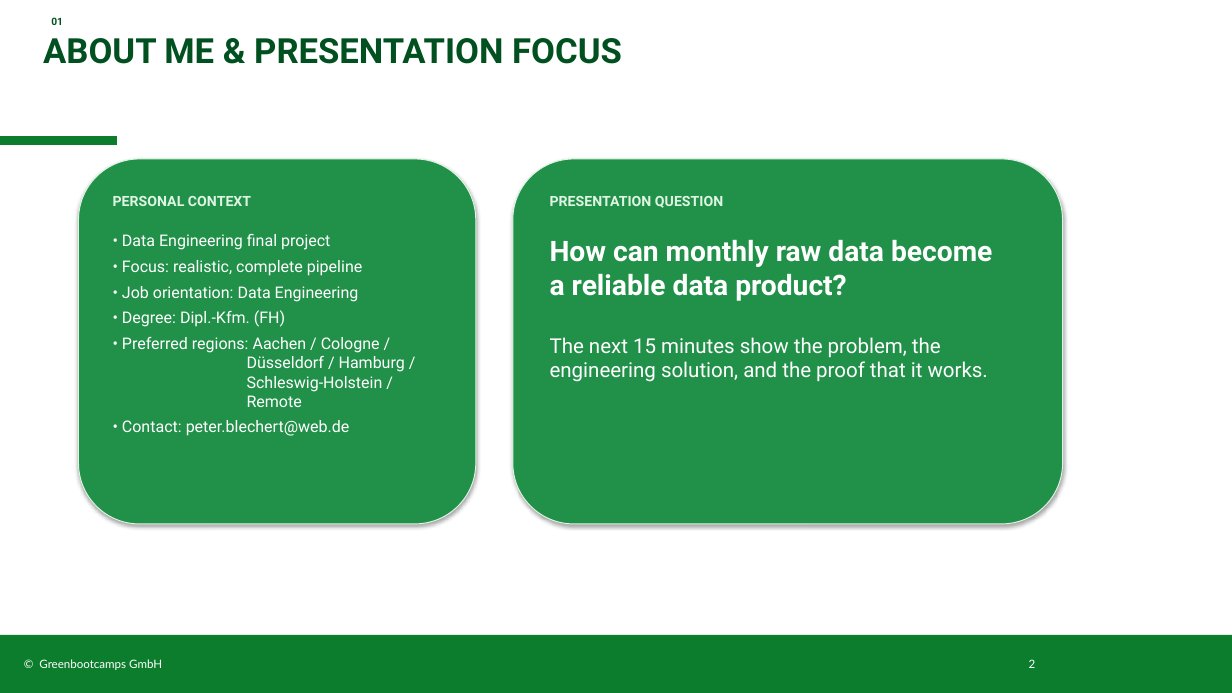
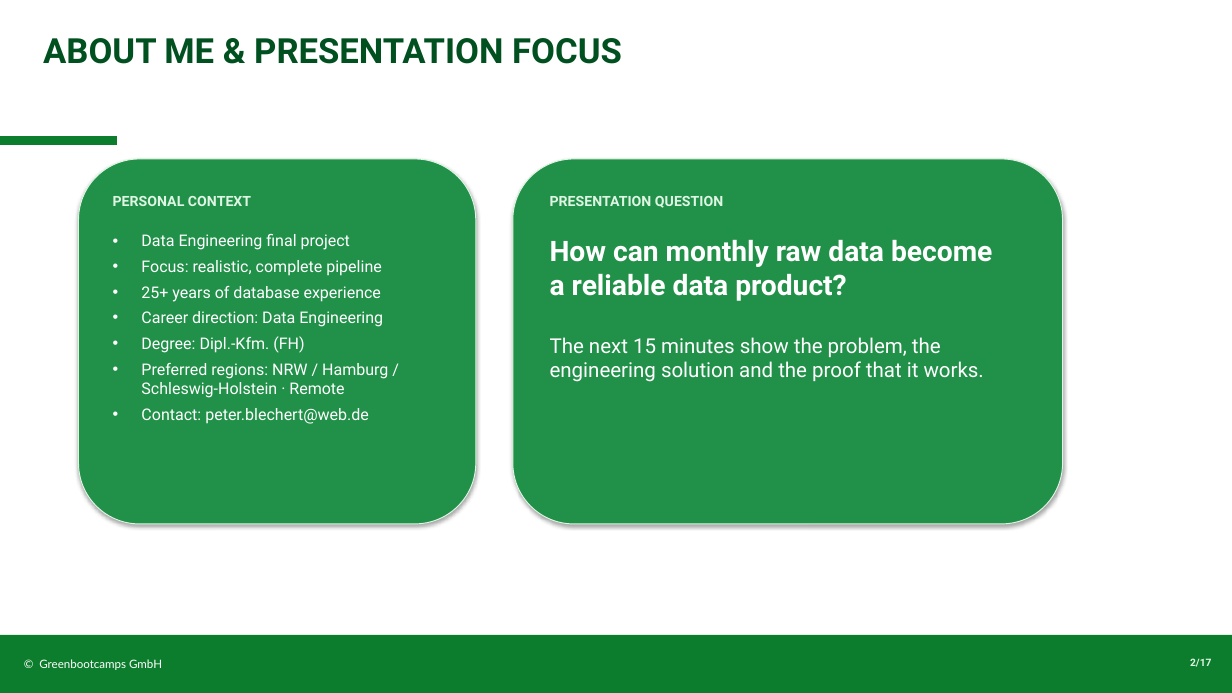
Before and after one commit to Peter-SQL/airline-operations-pipeline, a slide deck: slide 2 of docs/Airline_Reliability_PB.pptx. Drawn at 1232x693 pixels with LibreOffice and Linux fonts; fonts in the diff are those of the drawing; background and template pictures are left out. Boxes give left, top, right and bottom in pixels: in the first picture for what was removed or moved away, otherwise in the second. Text is boxed around its words. In the diff, an @@ line names an element or a change of style, - is before the commit and + after.

```diff
--- a/docs/Airline_Reliability_PB.pptx
+++ b/docs/Airline_Reliability_PB.pptx
@@ text removed at <box>51,17,63,25</box> @@
-01
@@ text at <box>141,234,388,424</box>: text changed @@
-• Data Engineering final project
-• Focus: realistic, complete pipeline
-• Job orientation: Data Engineering
-• Degree: Dipl.-Kfm. (FH)
-• Preferred regions: Aachen / Cologne / Düsseldorf / Hamburg / Schleswig-Holstein / Remote
-• Contact: peter.blechert@web.de
+• Data Engineering final project
+• Focus: realistic, complete pipeline
+• 25+ years of database experience
+• Career direction: Data Engineering
+• Degree: Dipl.-Kfm. (FH)
+• Preferred regions: NRW / Hamburg / Schleswig-Holstein · Remote
+• Contact: peter.blechert@web.de
@@ text at <box>550,337,984,382</box>: text changed @@
-The next 15 minutes show the problem, the engineering solution, and the proof that it works.
+The next 15 minutes show the problem, the engineering solution and the proof that it works.
@@ text at <box>39,659,162,670</box>: text changed @@
-© Greenbootcamps GmbH 2
+© Greenbootcamps GmbH
@@ page number added at <box>1190,658,1212,667</box>, 8 pt, text #DFF5E4, bold @@
+2/17
```
Also in this commit, not shown: 11 other slides changed, 5 slides added, 1 slide removed, 3 other files.
